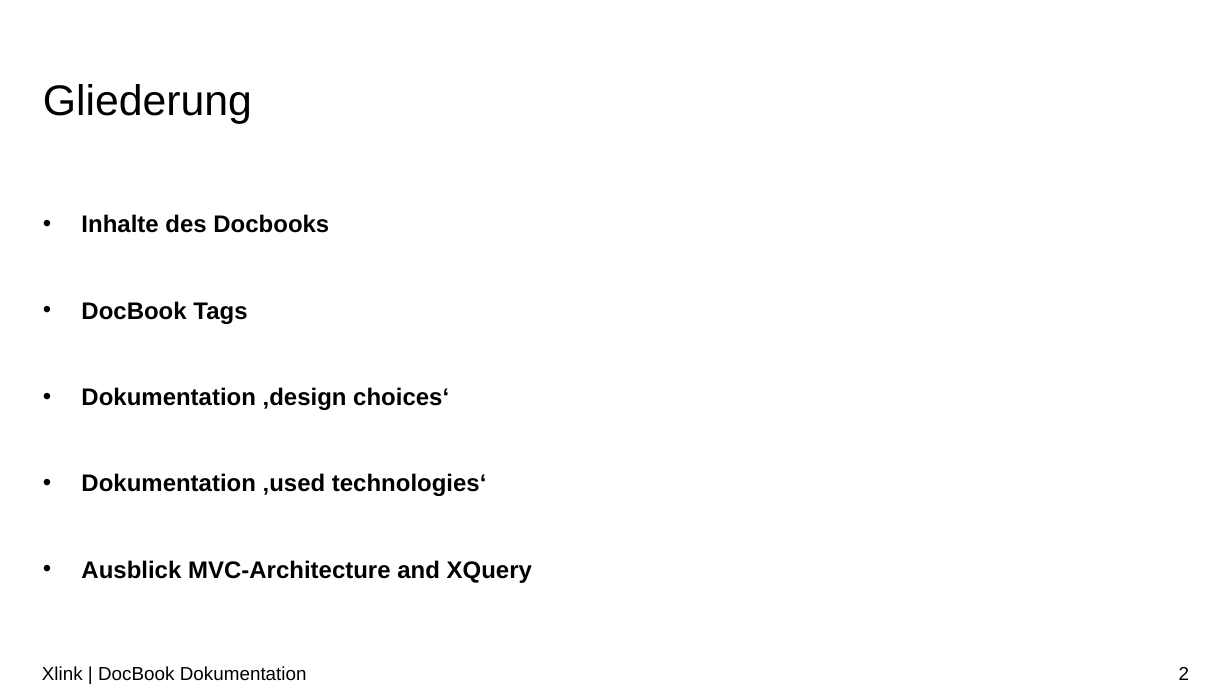
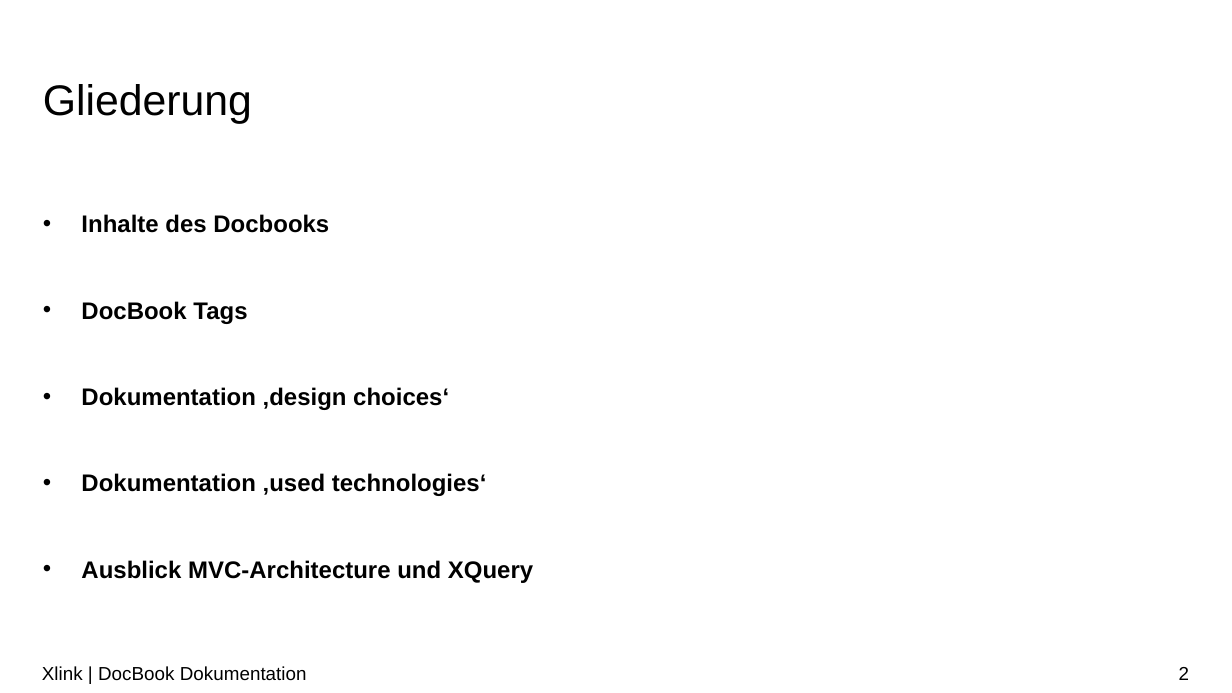
Before and after one commit to LorenzoBrazzi-zz/XML_Praktikum, a slide deck: slide 2 of Präsentationen/PP_notenbonus v2.pptx. Drawn at 1232x693 pixels with LibreOffice and Linux fonts; fonts in the diff are those of the drawing; background and template pictures are left out. Boxes give left, top, right and bottom in pixels: in the first picture for what was removed or moved away, otherwise in the second. Text is boxed around its words. In the diff, an @@ line names an element or a change of style, - is before the commit and + after.

```diff
--- a/Präsentationen/PP_notenbonus v2.pptx
+++ b/Präsentationen/PP_notenbonus v2.pptx
@@ text at bbox=[81, 560, 533, 583]: text changed @@
-• Ausblick MVC-Architecture and XQuery
+• Ausblick MVC-Architecture und XQuery
```
Also in this commit, not shown: 4 other slides changed, 1 slide removed, 1 other file.
